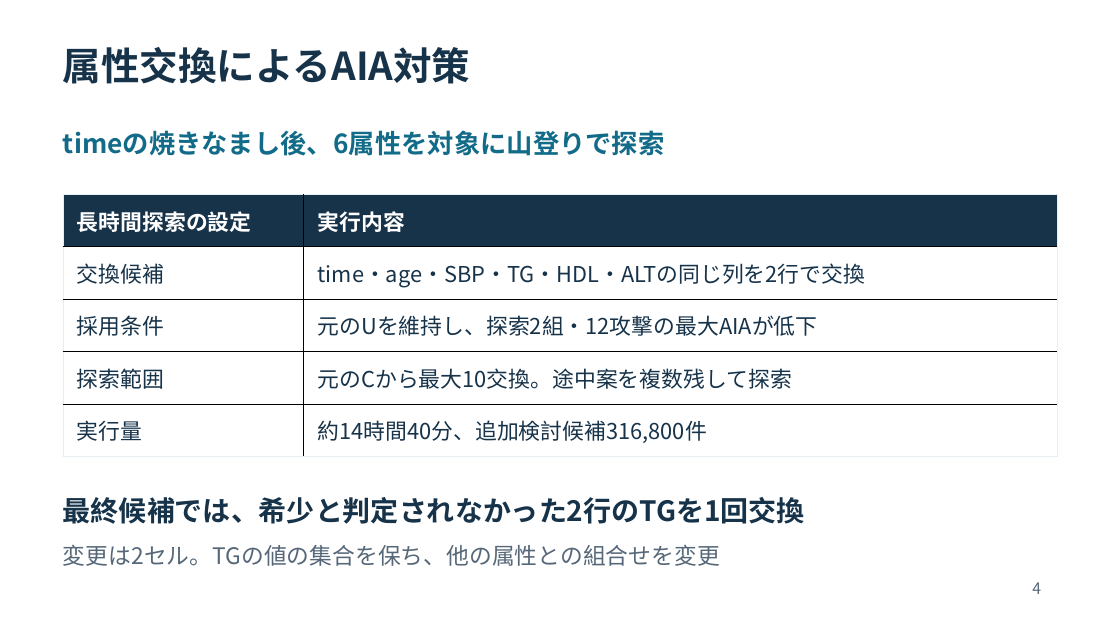
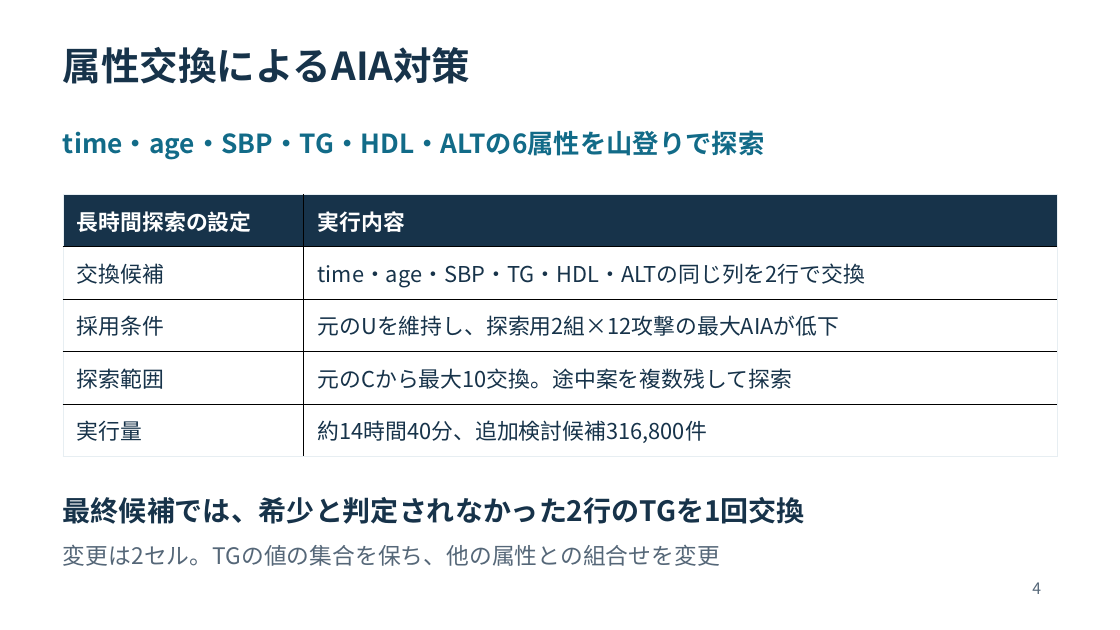
Before and after one commit to smsaku00/pwscup2026-sutehaji, a slide deck: slide 4 of 発表資料/zhang/PWS_加工評価とAIA対策_順番修正版.pptx. Drawn at 1120x630 pixels with LibreOffice and Linux fonts; fonts in the diff are those of the drawing. Boxes give left, top, right and bottom in pixels: in the first picture for what was removed or moved away, otherwise in the second. Text is boxed around its words. In the diff, an @@ line names an element or a change of style, - is before the commit and + after.

```diff
--- a/発表資料/zhang/PWS_加工評価とAIA対策_順番修正版.pptx
+++ b/発表資料/zhang/PWS_加工評価とAIA対策_順番修正版.pptx
@@ text at box(63, 130, 764, 160): text changed @@
-timeの焼きなまし後、6属性を対象に山登りで探索
+time・age・SBP・TG・HDL・ALTの6属性を山登りで探索
@@ table at box(63, 194, 1057, 456) @@
-row 3, column 2: 元のUを維持し、探索2組・12攻撃の最大AIAが低下
+row 3, column 2: 元のUを維持し、探索用2組×12攻撃の最大AIAが低下
```
Also in this commit, not shown: 2 other files.
